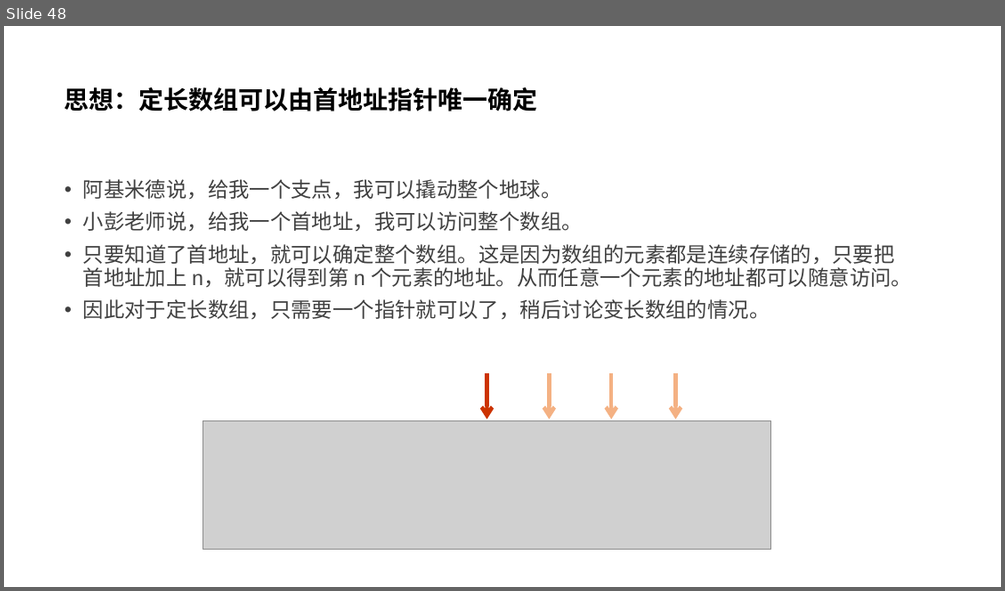
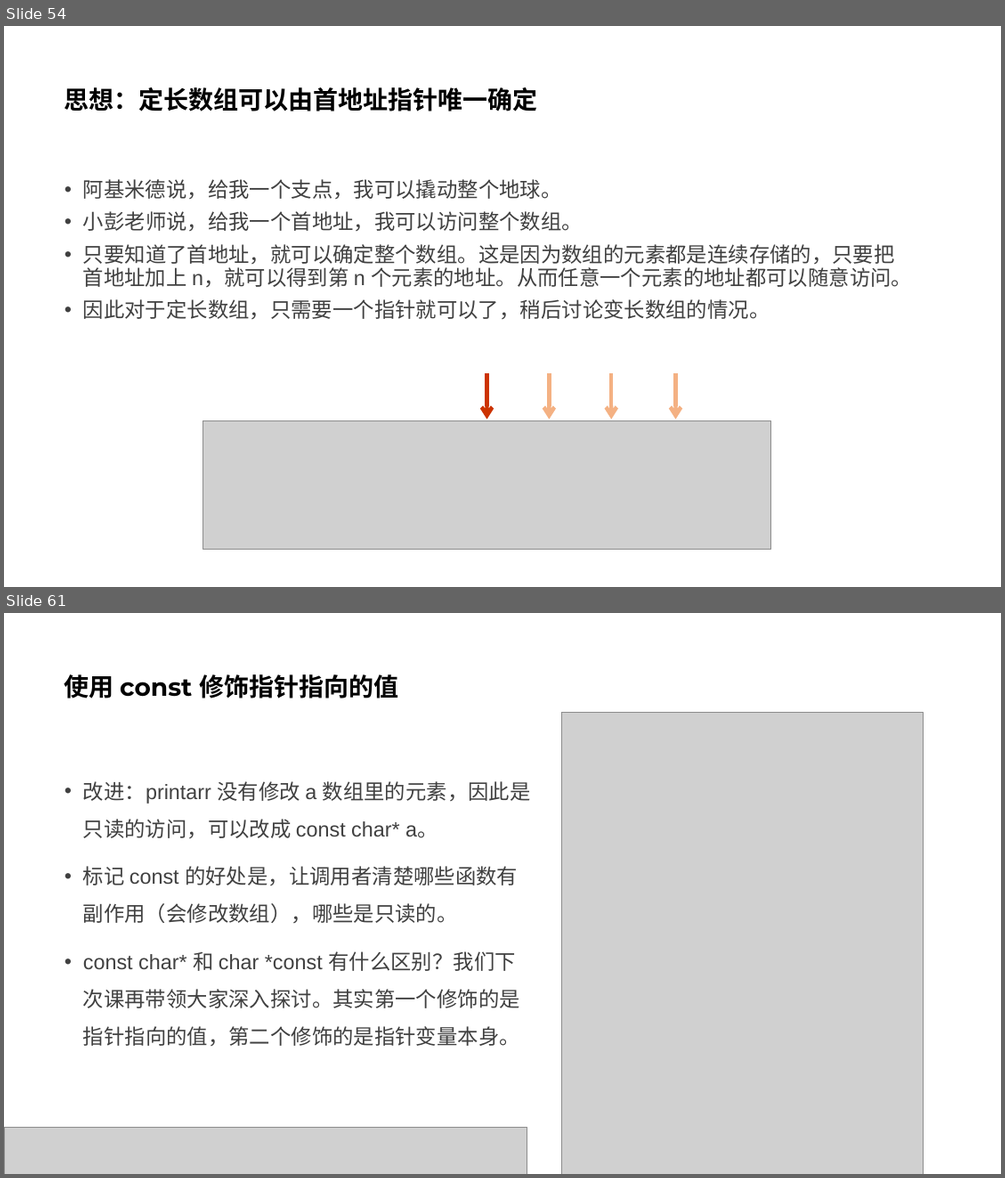
Before and after one commit to parallel101/course, a slide deck: 12/slides.pptx. Shown one above the other, each under a label of ours: slide 48 before the commit, slides 54 and 61 after it; the slides between them are not shown. The pictures are 1005x591 and 1005x1178 pixels, drawn with LibreOffice and Linux fonts; fonts in the diff are those of the drawing; grey boxes stand for pictures. Boxes give left, top, right and bottom in pixels: in the first picture for what was removed or moved away, otherwise in the second. Text is boxed around its words. In the diff, an @@ line names an element or a change of style, - is before the commit and + after.

```diff
--- a/12/slides.pptx
+++ b/12/slides.pptx
@@ slide 61 added at (4, 613, 1001, 1174), background #FFFFFF @@
@@ title added at (65, 674, 398, 698), 24 pt, text #000000, bold @@
+使用 const 修饰指针指向的值
@@ picture added at (562, 713, 923, 1174) @@
@@ text added at (83, 781, 531, 1046), 20 pt, text #404040 @@
+• 改进：printarr 没有修改 a 数组里的元素，因此是只读的访问，可以改成 const char* a。
+• 标记 const 的好处是，让调用者清楚哪些函数有副作用（会修改数组），哪些是只读的。
+• const char* 和 char *const 有什么区别？我们下次课再带领大家深入探讨。其实第一个修饰的是指针指向的值，第二个修饰的是指针变量本身。
@@ picture added at (4, 1127, 526, 1174) @@
@@ what was slide 48 is now slide 54 @@
```
Also in this commit, not shown: 4 slides changed, 36 other slides added, 44 other files.
